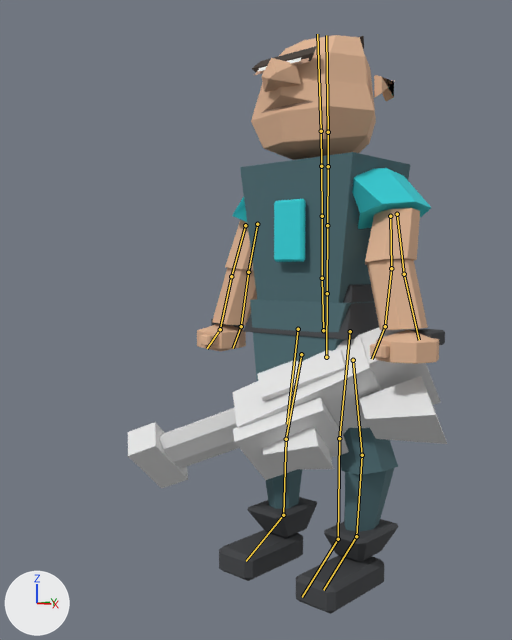
Before and after pictures for a commit that changed the Blender file assets/models/lg_duelist_male_v3/art/blender/lg_duelist_male.blend.
The view is the same before and after, from a 50 mm camera at (1.391, -1.878, 0.982) aimed at (0.039, -0.389, 0.845). The lights are fixed; the arrows at lower left show +X, +Y and +Z. The older version comes first. The bones that change, and the others that lie on the model, are drawn over the model as lines.

The first picture shows 'LGDuelist_Male_Body', 'weapon_proxy'.
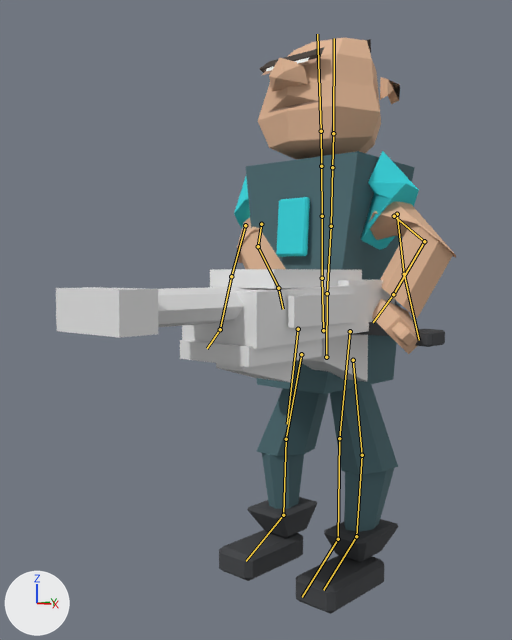
The newer file adds an action. The first version stands in its rest pose; the second is drawn at frame 10 of the action 'LAND_HEAVY'.

ob_tag_weapon is not drawn itself; it is the parent of ob_weapon_proxy.

Changed parts and their boxes (x1, y1, x2, y2) in the pictures (512 x 640 px):
'LGDuelist_Male_Body', posed
    before: (197, 35, 445, 614)
    after: (219, 37, 456, 614)
'weapon_proxy', posed (6% wider, 29% shorter)
    before: (128, 328, 447, 488)
    after: (56, 269, 395, 383)
bone 'spine_01', root to tip
    before: (327, 293) to (327, 225)
    after: (327, 293) to (331, 226)
bone 'spine_02', root to tip
    before: (327, 225) to (328, 166)
    after: (331, 226) to (332, 167)
bone 'upper_arm_l', root to tip
    before: (257, 224) to (248, 272)
    after: (261, 224) to (258, 246)
bone 'lower_arm_l', root to tip
    before: (248, 272) to (241, 326)
    after: (258, 246) to (278, 288)
bone 'hand_l', root to tip
    before: (241, 326) to (233, 348)
    after: (278, 288) to (283, 309)
bone 'upper_arm_r', root to tip
    before: (390, 216) to (391, 268)
    after: (394, 216) to (424, 241)
bone 'lower_arm_r', root to tip
    before: (391, 268) to (385, 326)
    after: (424, 241) to (393, 294)
bone 'hand_r', root to tip
    before: (385, 326) to (372, 359)
    after: (393, 294) to (373, 322)

The change, as a diff of the scene's bpy script:
```diff
--- a/assets/models/lg_duelist_male_v3/art/blender/lg_duelist_male.blend.py
+++ b/assets/models/lg_duelist_male_v3/art/blender/lg_duelist_male.blend.py
@@ bone_spine_01 @@
 bone_spine_01 = bpy.data.objects['LGDuelist_Male_Armature'].pose.bones['spine_01']  # child of 'pelvis'
-bone_spine_01.rotation_euler = (0.0, 0.0, 0.0)  # degrees (0, 0, 0)
+bone_spine_01.rotation_euler = (-0.0873, 0.0, 0.0)  # degrees (-5, 0, 0)
@@ bone_spine_02 @@
 bone_spine_02 = bpy.data.objects['LGDuelist_Male_Armature'].pose.bones['spine_02']  # child of 'spine_01'
-bone_spine_02.rotation_euler = (0.0, 0.0, 0.0)  # degrees (0, 0, 0)
+bone_spine_02.rotation_euler = (0.0524, 0.0, 0.0)  # degrees (3, 0, 0)
@@ bone_upper_arm_l @@
 bone_upper_arm_l = bpy.data.objects['LGDuelist_Male_Armature'].pose.bones['upper_arm_l']  # child of 'spine_02'
-bone_upper_arm_l.rotation_euler = (0.0, 0.0, 0.0)  # degrees (0, 0, 0)
+bone_upper_arm_l.rotation_euler = (-0.803, -0.0175, -0.785)  # degrees (-46, -1, -45)
@@ bone_lower_arm_l @@
 bone_lower_arm_l = bpy.data.objects['LGDuelist_Male_Armature'].pose.bones['lower_arm_l']  # child of 'upper_arm_l'
-bone_lower_arm_l.rotation_euler = (0.0, 0.0, 0.0)  # degrees (0, 0, 0)
+bone_lower_arm_l.rotation_euler = (0.75, 0.785, 0.541)  # degrees (43, 45, 31)
@@ bone_hand_l @@
 bone_hand_l = bpy.data.objects['LGDuelist_Male_Armature'].pose.bones['hand_l']  # child of 'lower_arm_l'
-bone_hand_l.rotation_euler = (0.0, 0.0, 0.0)  # degrees (0, 0, 0)
+bone_hand_l.rotation_euler = (-0.0175, 0.209, -0.0524)  # degrees (-1, 12, -3)
@@ bone_upper_arm_r @@
 bone_upper_arm_r = bpy.data.objects['LGDuelist_Male_Armature'].pose.bones['upper_arm_r']  # child of 'spine_02'
-bone_upper_arm_r.rotation_euler = (0.0, 0.0, 0.0)  # degrees (0, 0, 0)
+bone_upper_arm_r.rotation_euler = (-0.401, -1.431, -0.436)  # degrees (-23, -82, -25)
@@ bone_lower_arm_r @@
 bone_lower_arm_r = bpy.data.objects['LGDuelist_Male_Armature'].pose.bones['lower_arm_r']  # child of 'upper_arm_r'
-bone_lower_arm_r.rotation_euler = (0.0, 0.0, 0.0)  # degrees (0, 0, 0)
+bone_lower_arm_r.rotation_euler = (1.292, -0.332, 0.157)  # degrees (74, -19, 9)
@@ bone_hand_r @@
 bone_hand_r = bpy.data.objects['LGDuelist_Male_Armature'].pose.bones['hand_r']  # child of 'lower_arm_r'
-bone_hand_r.rotation_euler = (0.0, 0.0, 0.0)  # degrees (0, 0, 0)
+bone_hand_r.rotation_euler = (0.122, 0.0, 0.0)  # degrees (7, 0, 0)
```
